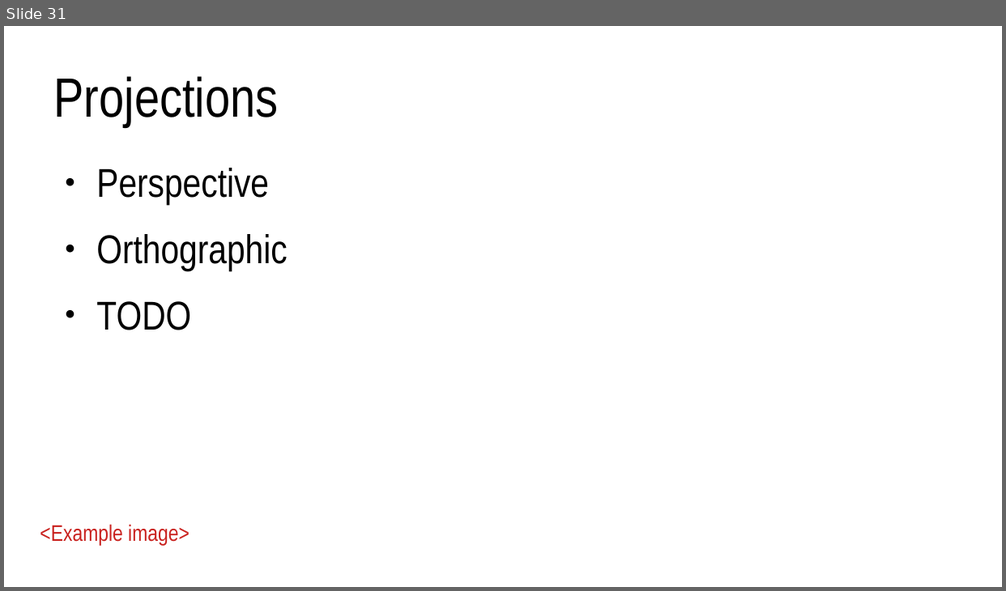
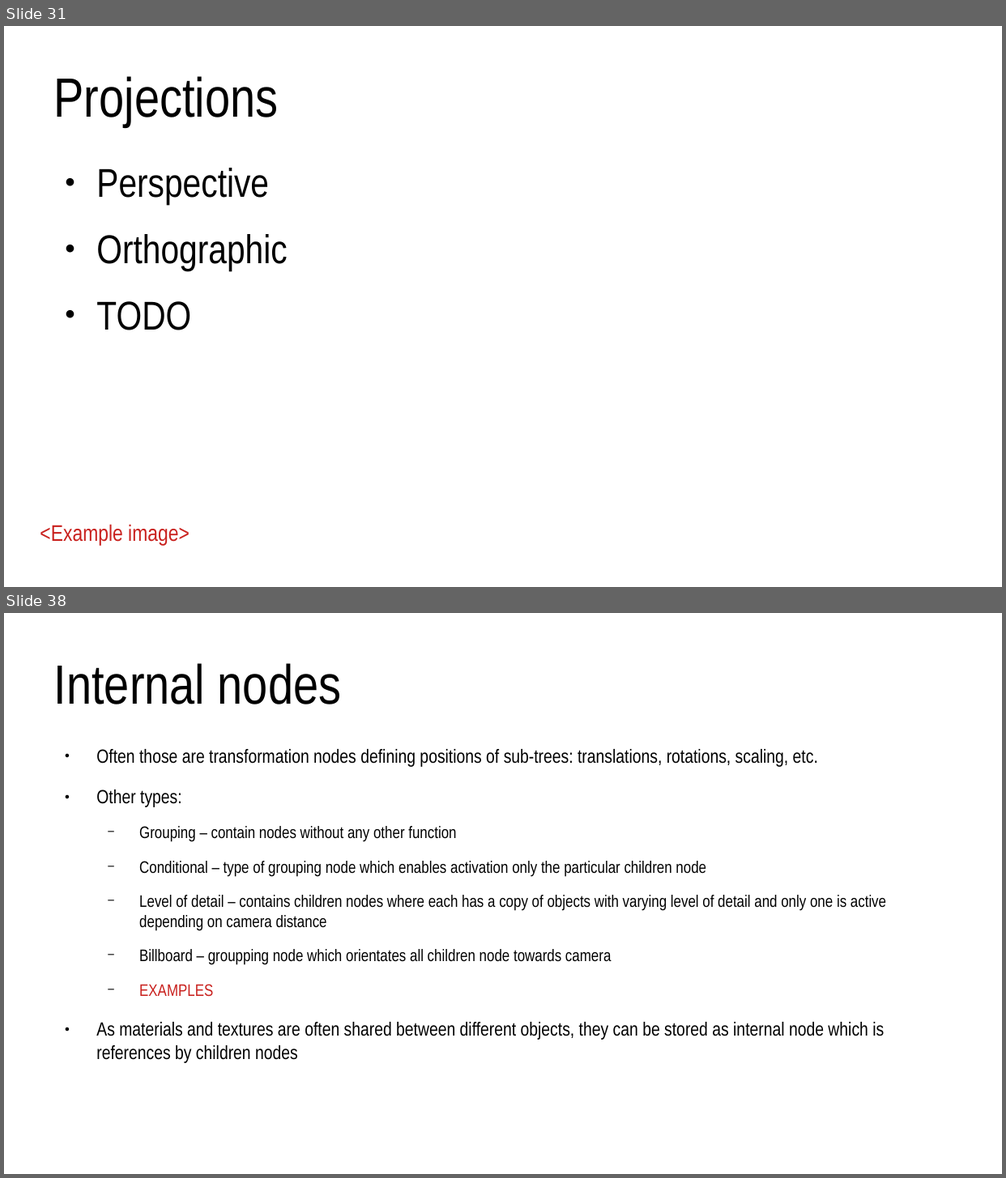
Before and after one commit to lorentzo/IntroductionToComputerGraphics, a slide deck: lectures/3_foundations_3d_scene/3_5_transformations.odp. Shown one above the other, each under a label of ours: slide 31 before the commit, slides 31 and 38 after it; the slides between them are not shown. The pictures are 1006x591 and 1006x1178 pixels, drawn with LibreOffice and Linux fonts; fonts in the diff are those of the drawing. Boxes give left, top, right and bottom in pixels: in the first picture for what was removed or moved away, otherwise in the second. Text is boxed around its words. In the diff, an @@ line names an element or a change of style, - is before the commit and + after.

Commit message:
3d object

```diff
--- a/lectures/3_foundations_3d_scene/3_5_transformations.odp
+++ b/lectures/3_foundations_3d_scene/3_5_transformations.odp
@@ slide 38 added at (4, 613, 1002, 1174), background #FFFFFF @@
@@ title added at (54, 663, 342, 705), 44 pt, text #000000 @@
+Internal nodes
@@ text added at (96, 749, 886, 1063), 13.3 pt, text #000000 @@
+● Often those are transformation nodes defining positions of sub-trees: translations, rotations, scaling, etc.
+● Other types:
+  − Grouping – contain nodes without any other function
+  − Conditional – type of grouping node which enables activation only the particular children node
+  − Level of detail – contains children nodes where each has a copy of objects with varying level of detail and only one is active depending on camera distance
+  − Billboard – groupping node which orientates all children node towards camera
+  − EXAMPLES
+● As materials and textures are often shared between different objects, they can be stored as internal node which is references by children nodes
```
Also in this commit, not shown: 1 slide changed, 12 other slides added, 4 other files.
